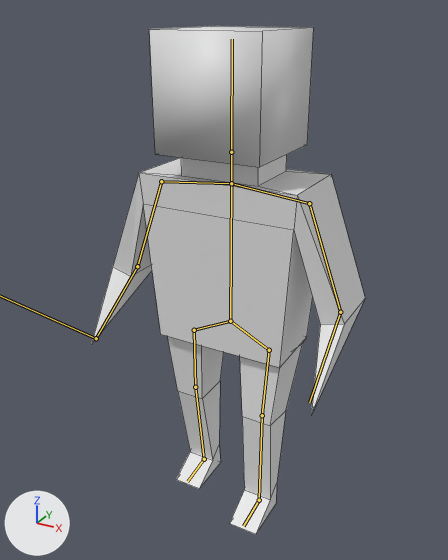
What one commit did to the Blender file ProjectLabyrinth/Assets/Models/PlayerChar.blend.
Both versions are drawn from a 50 mm camera at (2.08, -3.9, 3.93) aimed at (-0.02, -0.07, 2.02). Every picture has the same lights, and +X, +Y and +Z are marked at lower left. Both versions are drawn at frame 0 of the action 'Standing'; the numbers are the values there. The bones that bend it are drawn over the model as lines. Mesh edges are drawn as thin lines.

Objects in the first picture: 'PlayerModel'.
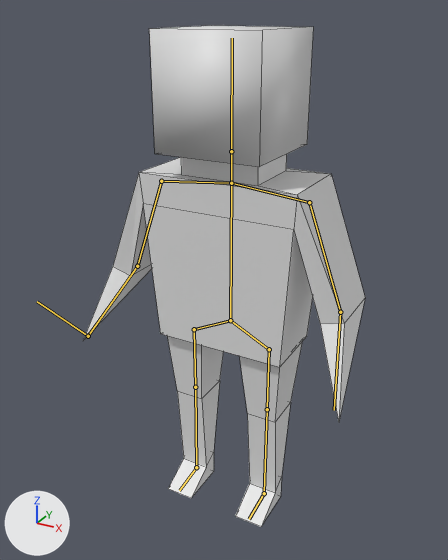
The change, as a list of edits to the scene's bpy script:
```text
Change bone_leg_r:
    where bone_leg_r = bpy.data.objects['Player'].pose.bones['Leg.R']  # child of 'Thigh.R'
    bone_leg_r.rotation_quaternion: (0.998, 0.07, 0.0, 0.0) -> (1.0, 0.0, 0.0, 0.0)  # degrees (8, 0, 0) -> degrees (0, 0, 0)
Change bone_foot_r:
    where bone_foot_r = bpy.data.objects['Player'].pose.bones['Foot.R']  # child of 'Leg.R'
    bone_foot_r.rotation_quaternion: (0.998, -0.07, 0.0, 0.0) -> (1.0, 0.0, 0.0, 0.0)  # degrees (-8, 0, 0) -> degrees (0, 0, 0)
Change bone_thigh_l:
    where bone_thigh_l = bpy.data.objects['Player'].pose.bones['Thigh.L']  # child of 'Hip.L'
    bone_thigh_l.rotation_quaternion: (0.996, -0.087, 0.0, 0.0) -> (1.0, 0.0, 0.0, 0.0)  # degrees (-10, 0, 0) -> degrees (0, 0, 0)
Change bone_leg_l:
    where bone_leg_l = bpy.data.objects['Player'].pose.bones['Leg.L']  # child of 'Thigh.L'
    bone_leg_l.rotation_quaternion: (0.996, 0.087, 0.0, 0.0) -> (1.0, 0.0, 0.0, 0.0)  # degrees (10, 0, 0) -> degrees (0, 0, 0)
Change bone_hand_r:
    where bone_hand_r = bpy.data.objects['Player'].pose.bones['Hand.R']  # child of 'Arm.R'
    bone_hand_r.rotation_quaternion: (0.884, -0.46, -0.04, -0.077) -> (0.924, -0.383, 0.0, 0.0)  # degrees (-55, -8, -6) -> degrees (-45, 0, 0)
Change bone_hand_l:
    where bone_hand_l = bpy.data.objects['Player'].pose.bones['Hand.L']  # child of 'Arm.L'
    bone_hand_l.rotation_quaternion: (0.884, -0.46, 0.04, 0.077) -> (0.924, -0.383, 0.0, 0.0)  # degrees (-55, 8, 6) -> degrees (-45, 0, 0)
```

Where the change shows, as pixel boxes [x1, y1, x2, y2] in the pictures (448 x 560 px):
'PlayerModel', posed
    before: [91, 26, 365, 534]
    after: [83, 25, 365, 527]
bone 'Leg.R', root to tip
    before: (195, 387) to (204, 459)
    after: (195, 387) to (196, 467)
bone 'Foot.R', root to tip
    before: (204, 459) to (187, 481)
    after: (196, 467) to (179, 490)
bone 'Thigh.L', root to tip
    before: (269, 350) to (262, 415)
    after: (269, 349) to (267, 409)
bone 'Leg.L', root to tip
    before: (262, 415) to (259, 500)
    after: (267, 409) to (264, 493)
bone 'Hand.R', root to tip
    before: (137, 266) to (96, 338)
    after: (137, 266) to (88, 336)
bone 'Hand.L', root to tip
    before: (340, 312) to (309, 402)
    after: (340, 312) to (334, 410)
